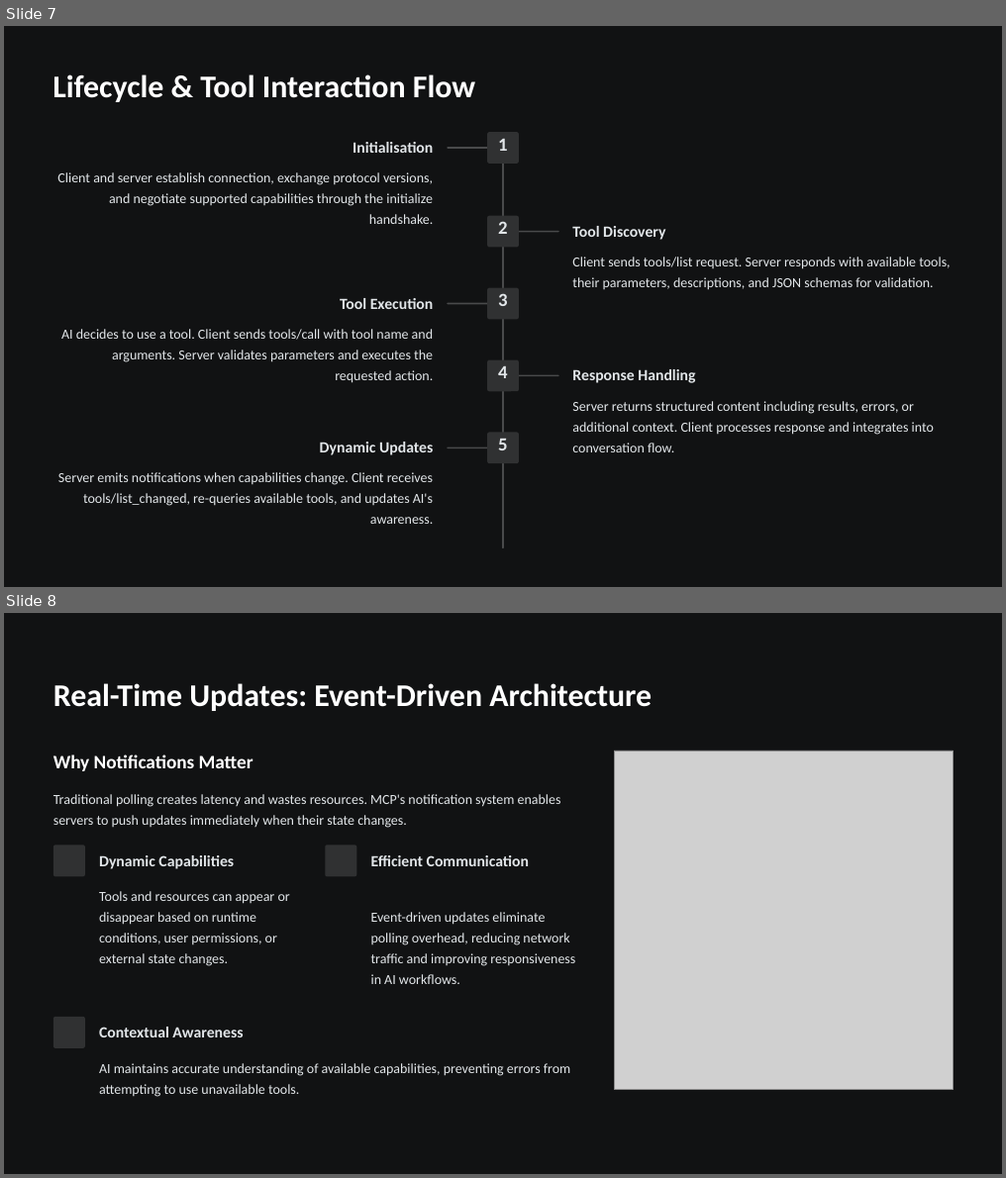
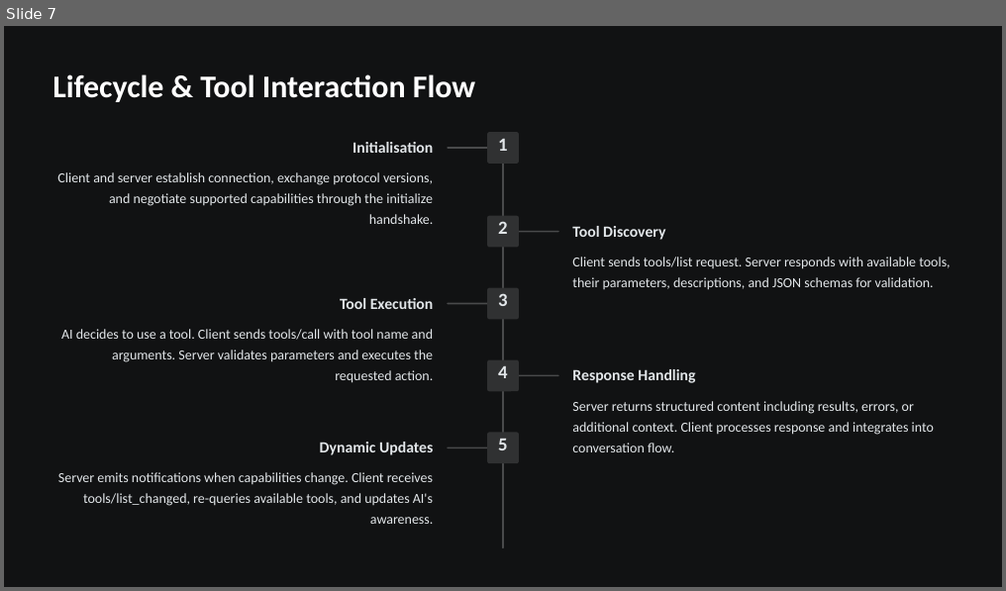
Before and after one commit to makaveli006/mcp_seminar_ppt, a slide deck: Model-Context-Protocol-MCP.pptx. Shown one above the other, each under a label of ours: slides 7 and 8 before the commit, slide 7 after it. The pictures are 1006x1178 and 1006x591 pixels, drawn with LibreOffice and Linux fonts; fonts in the diff are those of the drawing; grey boxes stand for pictures; background and template pictures are left out. Boxes give left, top, right and bottom in pixels: in the first picture for what was removed or moved away, otherwise in the second. Text is boxed around its words. In the diff, an @@ line names an element or a change of style, - is before the commit and + after.

```diff
--- a/Model-Context-Protocol-MCP.pptx
+++ b/Model-Context-Protocol-MCP.pptx
@@ slide 8 removed at (x1=4, y1=613, x2=1002, y2=1174), background #FFFFFF; not listed: 1 template element that a slide beside it also shows @@
@@ text removed at (x1=54, y1=683, x2=651, y2=711) @@
-Real-Time Updates: Event-Driven Architecture
@@ text removed at (x1=54, y1=755, x2=253, y2=771) @@
-Why Notifications Matter
@@ picture removed at (x1=614, y1=751, x2=953, y2=1089) @@
@@ text removed at (x1=54, y1=794, x2=561, y2=828) @@
-Traditional polling creates latency and wastes resources. MCP's notification system enables servers to push updates immediately when their state changes.
@@ rounded rectangle removed at (x1=54, y1=845, x2=85, y2=876) @@
@@ rounded rectangle removed at (x1=325, y1=845, x2=357, y2=876) @@
@@ text removed at (x1=99, y1=856, x2=234, y2=869) @@
-Dynamic Capabilities
@@ text removed at (x1=371, y1=856, x2=529, y2=866) @@
-Efficient Communication
@@ text removed at (x1=99, y1=891, x2=290, y2=966) @@
-Tools and resources can appear or disappear based on runtime conditions, user permissions, or external state changes.
@@ text removed at (x1=371, y1=912, x2=575, y2=984) @@
-Event-driven updates eliminate polling overhead, reducing network traffic and improving responsiveness in AI workflows.
@@ rounded rectangle removed at (x1=54, y1=1017, x2=85, y2=1049) @@
@@ text removed at (x1=99, y1=1027, x2=243, y2=1038) @@
-Contextual Awareness
@@ text removed at (x1=99, y1=1063, x2=570, y2=1097) @@
-AI maintains accurate understanding of available capabilities, preventing errors from attempting to use unavailable tools.
```
Also in this commit, not shown: 2 slides added, 2 other slides removed.
